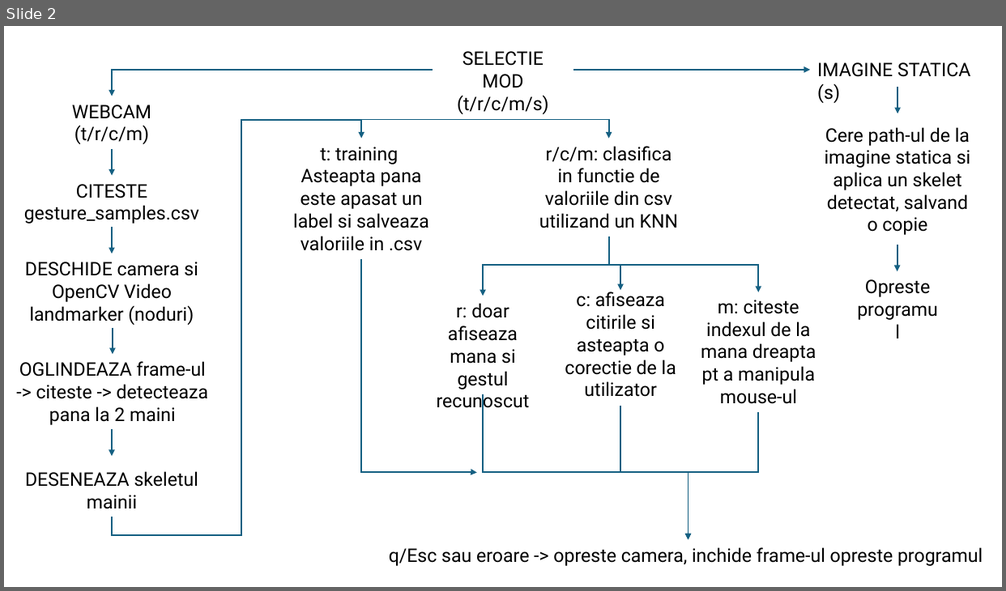
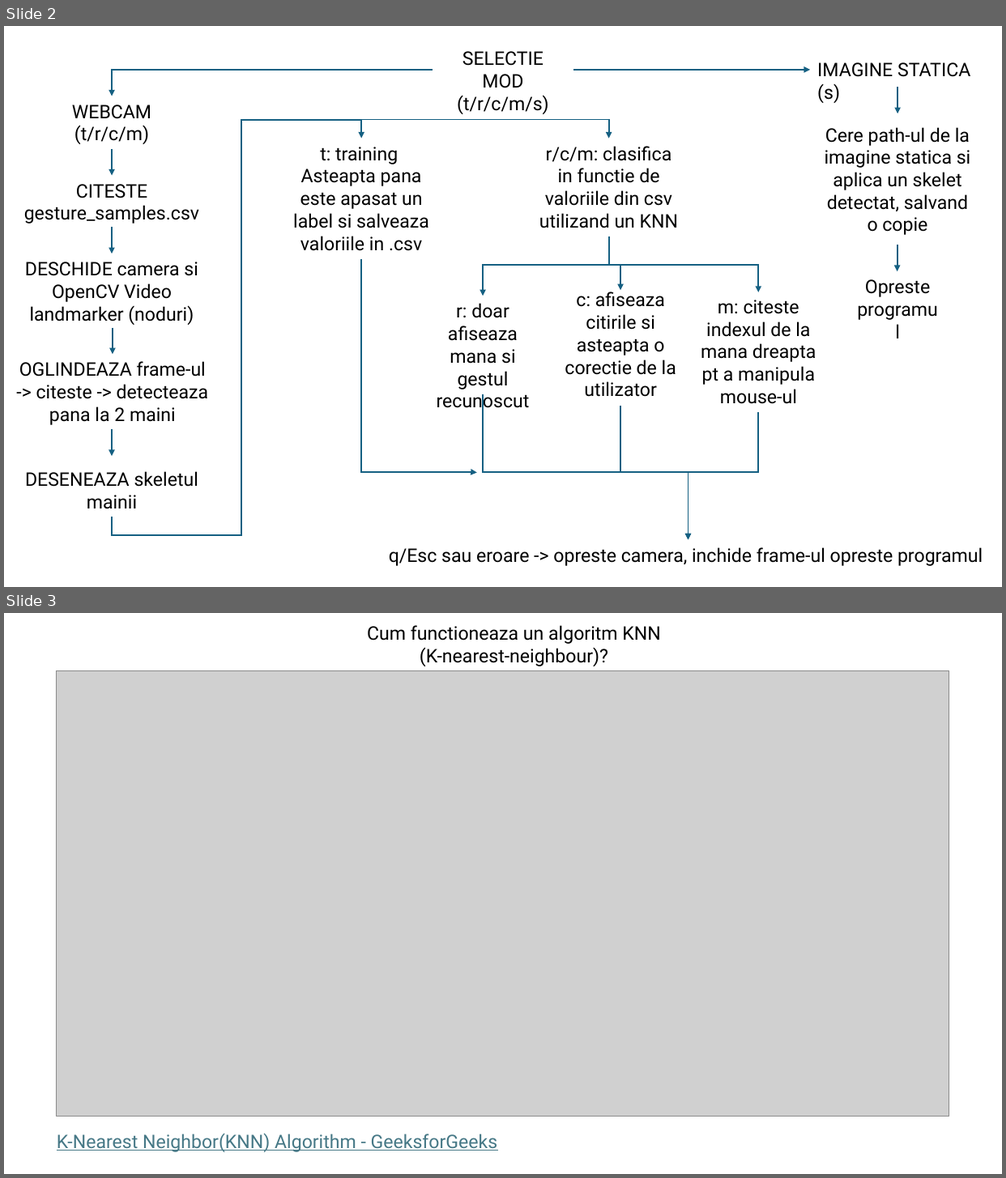
Before and after one commit to HelmutStud/hand-gesture-recognition, a slide deck: powerpoint/prezentare.pptx. Shown one above the other, each under a label of ours: slide 2 before the commit, slides 2 and 3 after it. The pictures are 1006x591 and 1006x1178 pixels, drawn with LibreOffice and Linux fonts; fonts in the diff are those of the drawing; grey boxes stand for pictures. Boxes give left, top, right and bottom in pixels: in the first picture for what was removed or moved away, otherwise in the second. Text is boxed around its words. In the diff, an @@ line names an element or a change of style, - is before the commit and + after.

Commit message:
presentation update

```diff
--- a/powerpoint/prezentare.pptx
+++ b/powerpoint/prezentare.pptx
@@ slide 3 added at [4,613,1002,1174], background #FFFFFF @@
@@ text added at [367,625,660,666], 18 pt, text #000000 @@
+Cum functioneaza un algoritm KNN (K-nearest-neighbour)?
@@ picture added at [57,671,949,1117] @@
@@ text added at [57,1133,498,1152], 18 pt, text #467886, underline @@
+K-Nearest Neighbor(KNN) Algorithm - GeeksforGeeks
```
Also in this commit, not shown: 1 other slide added, 1 other file.
